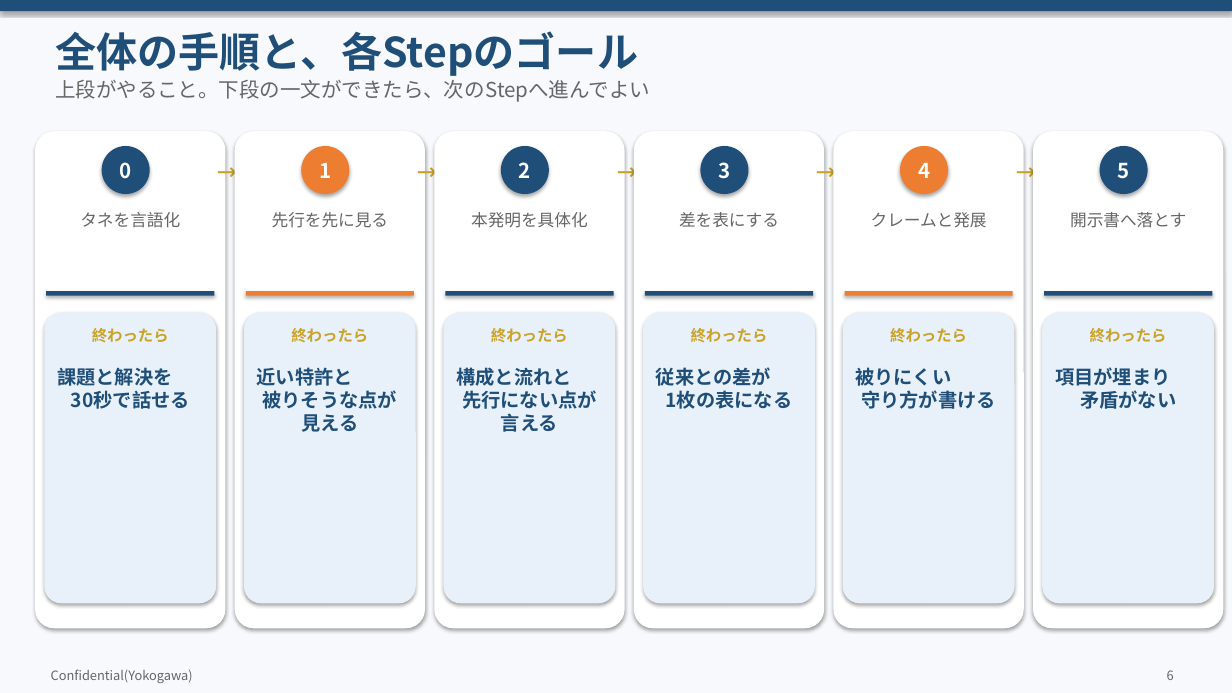
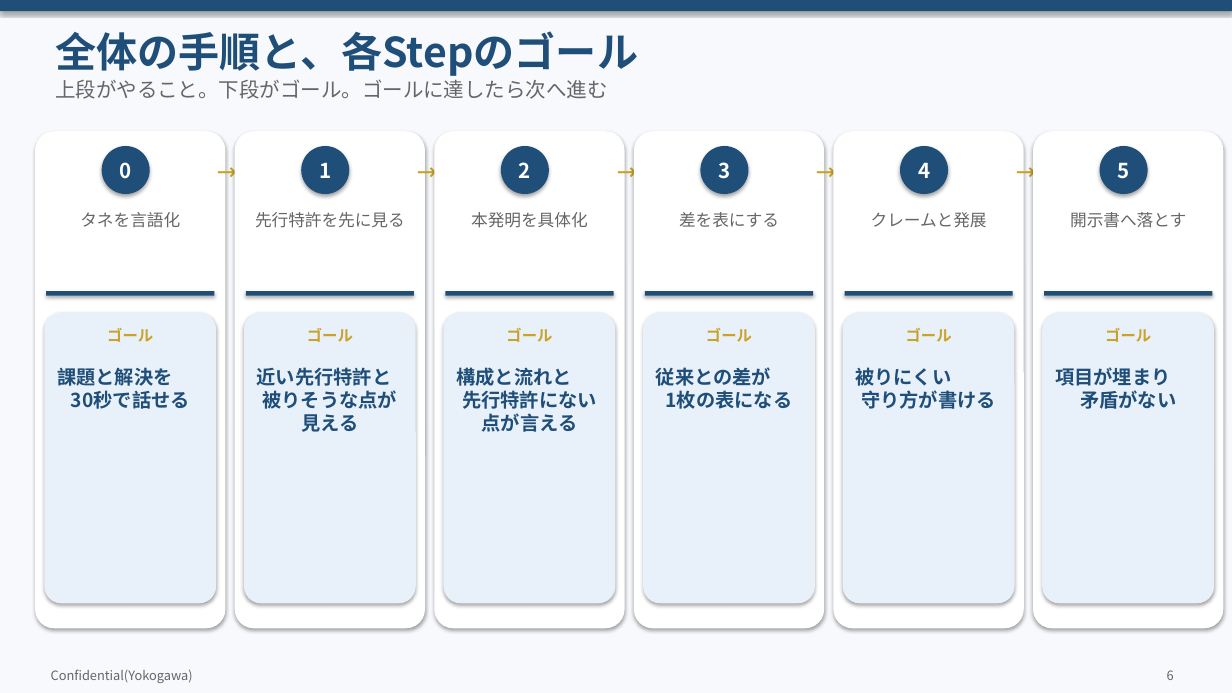
Before and after one commit to zhexingwang/ppt, a slide deck: slide 6 of decks/05_Copilot発明開示書/Copilot発明開示書_訂正反映.pptx. Drawn at 1232x693 pixels with LibreOffice and Linux fonts; fonts in the diff are those of the drawing. Boxes give left, top, right and bottom in pixels: in the first picture for what was removed or moved away, otherwise in the second. Text is boxed around its words. In the diff, an @@ line names an element or a change of style, - is before the commit and + after.

```diff
--- a/decks/05_Copilot発明開示書/Copilot発明開示書_訂正反映.pptx
+++ b/decks/05_Copilot発明開示書/Copilot発明開示書_訂正反映.pptx
@@ text at bbox=[55, 79, 607, 99]: text changed @@
-上段がやること。下段の一文ができたら、次のStepへ進んでよい
+上段がやること。下段がゴール。ゴールに達したら次へ進む
@@ text at bbox=[255, 212, 405, 228]: text changed @@
-先行を先に見る
+先行特許を先に見る
@@ fill #ED7D31 to #1F4E79 in 4 elements at bbox=[301, 146, 349, 194], bbox=[246, 291, 414, 296], bbox=[900, 146, 948, 194], bbox=[845, 291, 1013, 296] @@
@@ text at bbox=[107, 328, 153, 342]: text changed @@
-終わったら
+ゴール
@@ text at bbox=[307, 328, 353, 342]: text changed @@
-終わったら
+ゴール
@@ text at bbox=[506, 328, 552, 342]: text changed @@
-終わったら
+ゴール
@@ text at bbox=[706, 328, 752, 342]: text changed @@
-終わったら
+ゴール
@@ text at bbox=[906, 328, 952, 342]: text changed @@
-終わったら
+ゴール
@@ text at bbox=[1105, 328, 1151, 342]: text changed @@
-終わったら
+ゴール
@@ text at bbox=[257, 367, 398, 432]: text changed @@
-近い特許と
-被りそうな点が見える
+近い先行特許と
+被りそうな点が見える
@@ text at bbox=[456, 367, 597, 432]: text changed @@
-構成と流れと
-先行にない点が言える
+構成と流れと
+先行特許にない点が言える
```
Also in this commit, not shown: 8 other slides changed, 13 other files.
